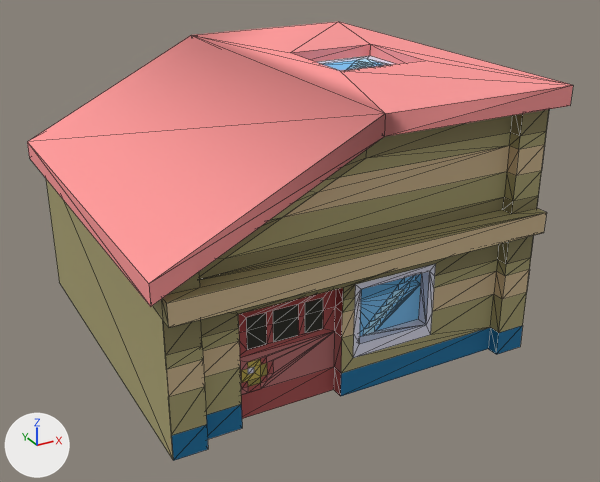
Renders of the COLLADA model media/house1.dae from each side of a commit.
One viewpoint serves both versions: a 50 mm camera at (-0.263, -0.839, 0.704) aimed at (0.347, 0.27, 0.15). The axes (+X, +Y, +Z) are drawn at lower left. The lights are the same throughout. Mesh edges are drawn as thin lines. Vertices at the same position are counted once.

Objects in the first picture: 'SketchUp'.
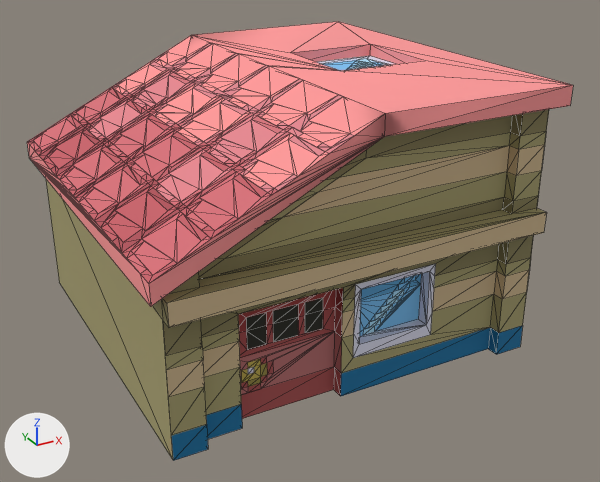
Changed parts and their boxes (x1, y1, x2, y2) in the pictures (600 x 482 px):
part 1 of me_sketchup, added (pink)
    after: (27, 35, 570, 307)

The change, as a list of edits to the scene's bpy script:
```text
Add mat_roof4:
    mat_roof4 = principled_material('roof4')
    mat_roof4.base_color = (0.578, 0.117, 0.138)  # red #c86068
    mat_roof4.roughness = 0.9
Add mat_roof3:
    mat_roof3 = principled_material('roof3')
    mat_roof3.base_color = (0.687, 0.162, 0.188)  # pink #d87078
    mat_roof3.roughness = 0.9
Add mat_roof5:
    mat_roof5 = principled_material('roof5')
    mat_roof5.base_color = (0.434, 0.0802, 0.0976)  # brown #b05058
    mat_roof5.roughness = 0.9
Add mat_roof2:
    mat_roof2 = principled_material('roof2')
    mat_roof2.base_color = (0.807, 0.246, 0.279)  # pink #e88890
    mat_roof2.roughness = 0.9
Change me_sketchup:
    used by ob_sketchup; location = (0.0, 0.0, 0.0)
    remove me_sketchup.from_pydata(...)  # 297 vertices, 580 faces; spans x -0.001..0.639, y -0.001..0.639, z 0.0..0.433
    add me_sketchup.from_pydata(...)  # 700 vertices, 1394 faces; spans x -0.001..0.639, y -0.001..0.639, z 0.0..0.433
    me_sketchup part 1: 403 vertices added at x -0.001..0.319, y -0.001..0.639, z 0.273..0.433
    add me_sketchup.materials.append(mat_roof2)  # pink #e88890
    add me_sketchup.materials.append(mat_roof4)  # red #c86068
    add me_sketchup.materials.append(mat_roof3)  # pink #d87078
    add me_sketchup.materials.append(mat_roof5)  # brown #b05058
```
